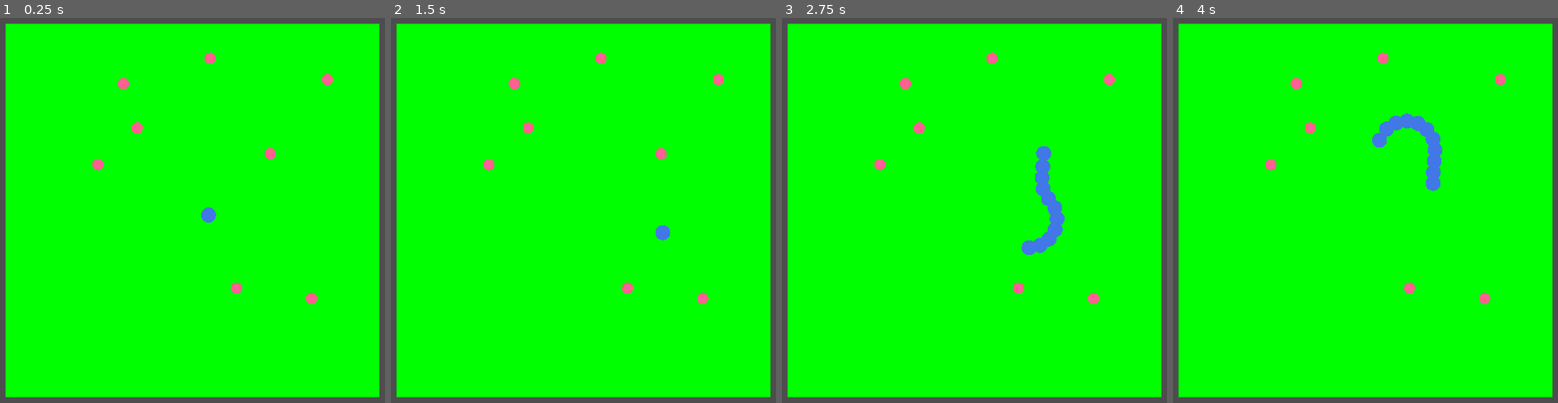
Above: before the commit, frames 1-4 (left to right).
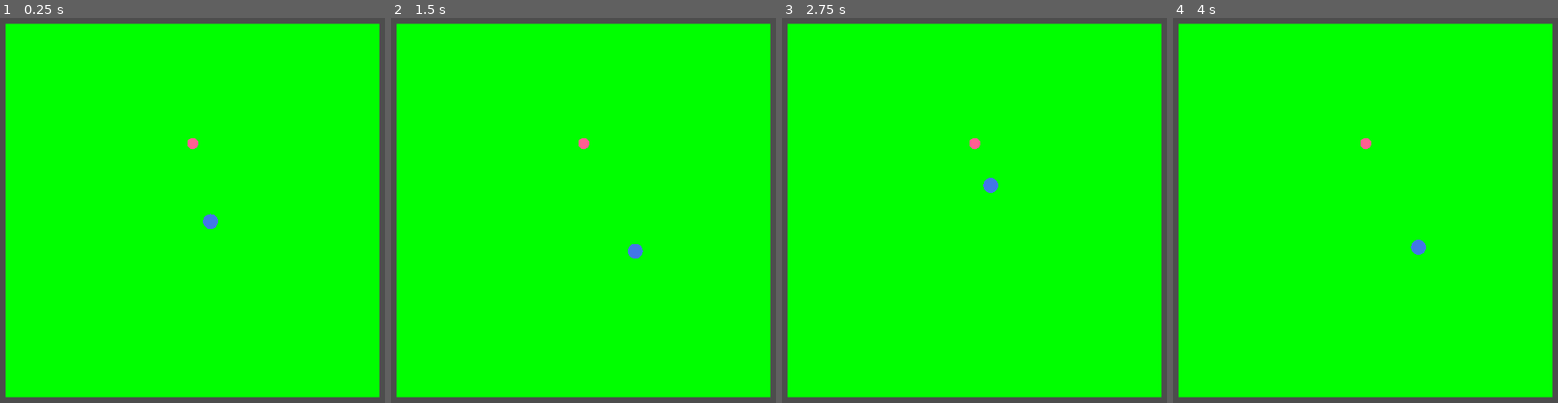
Above: after the commit, the same moments.

Repository: CauchyApprentice/Cauchys-Snake
Game: Godot game, scene res://Scenes/main.tscn
The game is run twice, just before and just after one commit, with the same random seed, the same clock (stepped at 60 frames per second) and the same inputs.
Inputs (mouse positions are in pixels of both pictures, inside the frame that each line leads up to):
- Up to frame 1 (0.25 s): no input
- Up to frame 2 (1.5 s): move the mouse to (741, 191) at 0.52 s; move the mouse to (441, 229) at 1.27 s
- Up to frame 3 (2.75 s): move the mouse to (1047, 121) at 2.02 s
- Up to frame 4 (4 s): move the mouse to (1330, 291) at 2.77 s; move the mouse to (outside the picture) at 3.52 s

The runs differ from the first frame. In frame 1, 0.8% of the frame differs, in the area x 24-87%, y 8-75%; in frame 2, 0.9%; in frame 3, 1.8%; in frame 4, 1.9%.

Commit message:
Snake moves, eats, Food respawns

Diff:
--- a/Scenes/food.tscn
+++ b/Scenes/food.tscn
@@ -7,8 +7,9 @@
 [sub_resource type="CircleShape2D" id="CircleShape2D_6bi2i"]
 radius = 2.0
 
-[node name="Food" type="StaticBody2D"]
+[node name="Food" type="StaticBody2D" groups=["foods"]]
 modulate = Color(0.994282, 0.377831, 0.571317, 1)
+scale = Vector2(3, 3)
 collision_mask = 2
 
 [node name="MeshInstance2D" type="MeshInstance2D" parent="."]
--- a/Scenes/main.tscn
+++ b/Scenes/main.tscn
@@ -3,7 +3,7 @@
 [ext_resource type="Script" path="res://Scripts/main.gd" id="1_7m1hl"]
 [ext_resource type="PackedScene" uid="uid://cx86aroda5qao" path="res://Scenes/SnakePart.tscn" id="1_awydk"]
 [ext_resource type="Script" path="res://Scripts/SnakeHead.gd" id="3_uvf7j"]
-[ext_resource type="PackedScene" uid="uid://bemcdxetbw53h" path="res://Scenes/food.tscn" id="4_pp3r3"]
+[ext_resource type="PackedScene" uid="uid://cd66lovix41ku" path="res://wall.tscn" id="4_hpfps"]
 
 [sub_resource type="QuadMesh" id="QuadMesh_xff5t"]
 size = Vector2(1000, 1000)
@@ -21,37 +21,21 @@
 collision_mask = 1
 script = ExtResource("3_uvf7j")
 
-[node name="Food" parent="." instance=ExtResource("4_pp3r3")]
-position = Vector2(208, -152)
-scale = Vector2(3.04, 3.04)
+[node name="wall_left" parent="." instance=ExtResource("4_hpfps")]
+position = Vector2(-533.945, 0)
+scale = Vector2(1.32, 20.6851)
 
-[node name="Food2" parent="." instance=ExtResource("4_pp3r3")]
-position = Vector2(-148, -221)
-scale = Vector2(3.04, 3.04)
+[node name="wall_right" parent="." instance=ExtResource("4_hpfps")]
+position = Vector2(534.04, 0)
+scale = Vector2(1.32, 20.6851)
 
-[node name="Food3" parent="." instance=ExtResource("4_pp3r3")]
-position = Vector2(-253, -123)
-scale = Vector2(3.04, 3.04)
+[node name="wall_up" parent="." instance=ExtResource("4_hpfps")]
+position = Vector2(0, -525.435)
+scale = Vector2(20.34, 1)
 
-[node name="Food4" parent="." instance=ExtResource("4_pp3r3")]
-position = Vector2(118, 208)
-scale = Vector2(3.04, 3.04)
-
-[node name="Food5" parent="." instance=ExtResource("4_pp3r3")]
-position = Vector2(319, 236)
-scale = Vector2(3.04, 3.04)
-
-[node name="Food6" parent="." instance=ExtResource("4_pp3r3")]
-position = Vector2(361, -351)
-scale = Vector2(3.04, 3.04)
-
-[node name="Food7" parent="." instance=ExtResource("4_pp3r3")]
-position = Vector2(47, -408)
-scale = Vector2(3.04, 3.04)
-
-[node name="Food8" parent="." instance=ExtResource("4_pp3r3")]
-position = Vector2(-185, -340)
-scale = Vector2(3.04, 3.04)
+[node name="wall_down" parent="." instance=ExtResource("4_hpfps")]
+position = Vector2(0, 526)
+scale = Vector2(20.34, 1)
 
 [connection signal="food_eaten" from="SnakeHead" to="." method="_on_snake_head_food_eaten"]
 [connection signal="has_moved" from="SnakeHead" to="." method="_on_snake_head_has_moved"]
--- a/Scripts/SnakeHead.gd
+++ b/Scripts/SnakeHead.gd
@@ -1,8 +1,8 @@
 extends CharacterBody2D
 
-var speed: float = 3
+var speed: float = 4
 var init_vel = Vector2.RIGHT * speed #vel == velocity
-var ang_speed: float = deg_to_rad(135) #turning speed
+var ang_speed: float = deg_to_rad(270) #turning speed
 signal food_eaten
 signal has_moved(new_position)
 
@@ -39,5 +39,10 @@
 
 	var collision = move_and_collide(velocity)
 	if collision: #food was found
-		collision.get_collider().queue_free() #removes food
-		food_eaten.emit()
+		var collider = collision.get_collider()
+
+		if collider.is_in_group("foods"):
+			collider.queue_free() #removes food
+			food_eaten.emit()
+		#elif collider.is_in_group("walls"):
+		#	velocity = velocity.slide(collision.get_normal())
--- a/Scripts/main.gd
+++ b/Scripts/main.gd
@@ -3,22 +3,53 @@
 var head_positions: Array[Vector2] = []
 var snake_size: int = 1
 var snake_parts: Array[CharacterBody2D] = []
-var position_scale: int = 10 #how much distance is between the snake parts in terms of head positions index
+var index_scale: int = 10 #how much distance is between the snake parts in terms of head positions index
+var nourish: int = 2 #how many body parts are added when eating
 
 
-func add_snake_body():
+
+func add_snake_body() -> void:
 	var snake_part_scene = preload("res://Scenes/SnakePart.tscn")
 	var new_body = snake_part_scene.instantiate()
 	snake_size += 1
-	new_body.position = head_positions[position_scale * (snake_size - 1)]
+	new_body.position = head_positions[index_scale * (snake_size - 1)]
 
 	snake_parts.push_back(new_body)
 	add_child(new_body)
 
 
+func spawn_food() -> void:
+	var food_pos: Vector2 = new_food_pos()
+	var food_scene = preload("res://Scenes/food.tscn")
+	var food = food_scene.instantiate()
+	food.position = food_pos
+	add_child(food)
+
+
+func new_food_pos() -> Vector2:
+	var game_size: Vector2 = ($background.mesh as QuadMesh).size
+	var new_pos = func(): return Vector2(randf_range(-1, 1) * game_size.x/2, randf_range(-1, 1) * game_size.y/2)
+	var food_pos: Vector2 = Vector2(0,0)#new_pos.call()
+	var space_state = get_world_2d().direct_space_state
+	var query = PhysicsPointQueryParameters2D.new()
+	var intersect = space_state.intersect_point(query, 1)
+	var limit: int = 100
+
+	while intersect:
+		limit -= 1
+		food_pos = new_pos.call()
+		query.position = food_pos
+		intersect = space_state.intersect_point(query, 1)
+		print("Looking for position... Limit: "+str(limit))
+
+		if limit == 0:
+			push_error("Found no valid food position.")
+
+	return food_pos
+
 # Called when the node enters the scene tree for the first time.
 func _ready() -> void:
-	pass # Replace with function body.
+	spawn_food()
 
 
 # Called every frame. 'delta' is the elapsed time since the previous frame.
@@ -28,13 +59,14 @@
 
 func _on_snake_head_has_moved(new_position: Variant) -> void:
 	head_positions.push_front(new_position)
-	head_positions.resize(snake_size * position_scale * 10 + 10)
+	head_positions.resize(snake_size * index_scale * nourish + 10)
 	for part_index: int in range(snake_size-1):
 		var body_part = snake_parts[part_index]
-		var head_pos_index: int = (part_index + 1) * position_scale
+		var head_pos_index: int = (part_index + 1) * index_scale
 		body_part.position = head_positions[head_pos_index + 1]
 
 
 func _on_snake_head_food_eaten() -> void:
-	for k in range(10):
+	spawn_food()
+	for k in range(nourish):
 		add_snake_body()
--- a/project.godot
+++ b/project.godot
@@ -23,6 +23,7 @@
 
 foods=""
 snake=""
+walls=""
 
 [layer_names]
 
--- /dev/null
+++ b/wall.tscn
@@ -0,0 +1,9 @@
+[gd_scene load_steps=2 format=3 uid="uid://cd66lovix41ku"]
+
+[sub_resource type="RectangleShape2D" id="RectangleShape2D_oup1t"]
+size = Vector2(50, 50)
+
+[node name="wall" type="StaticBody2D" groups=["walls"]]
+
+[node name="CollisionShape2D" type="CollisionShape2D" parent="."]
+shape = SubResource("RectangleShape2D_oup1t")
